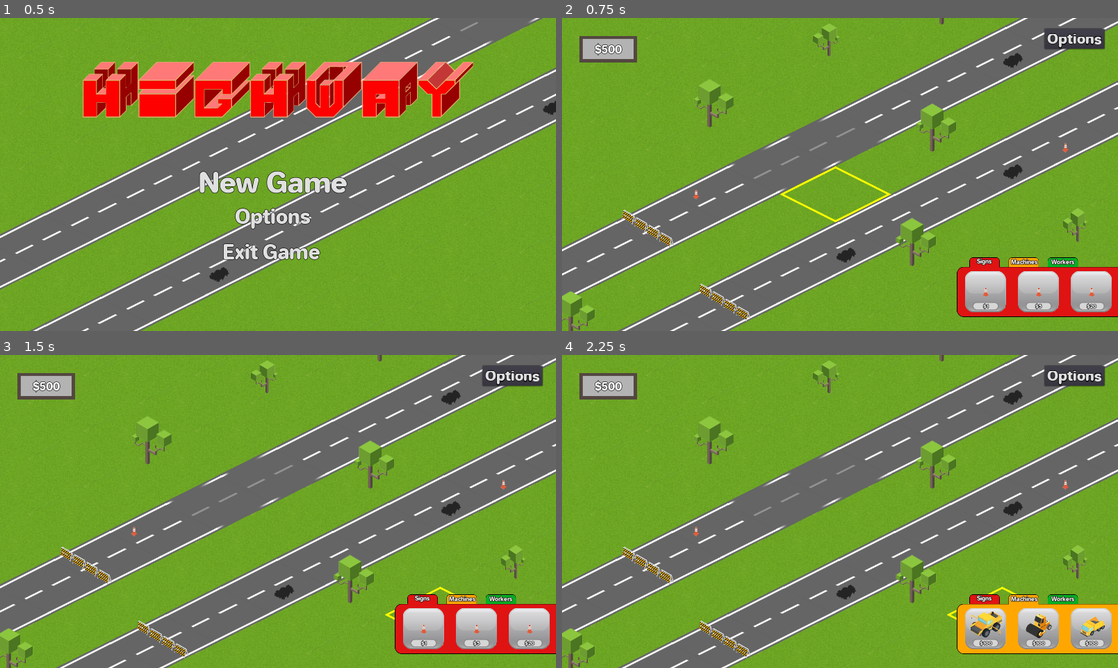
Above: before the commit, frames 1-4 (two rows, left to right).
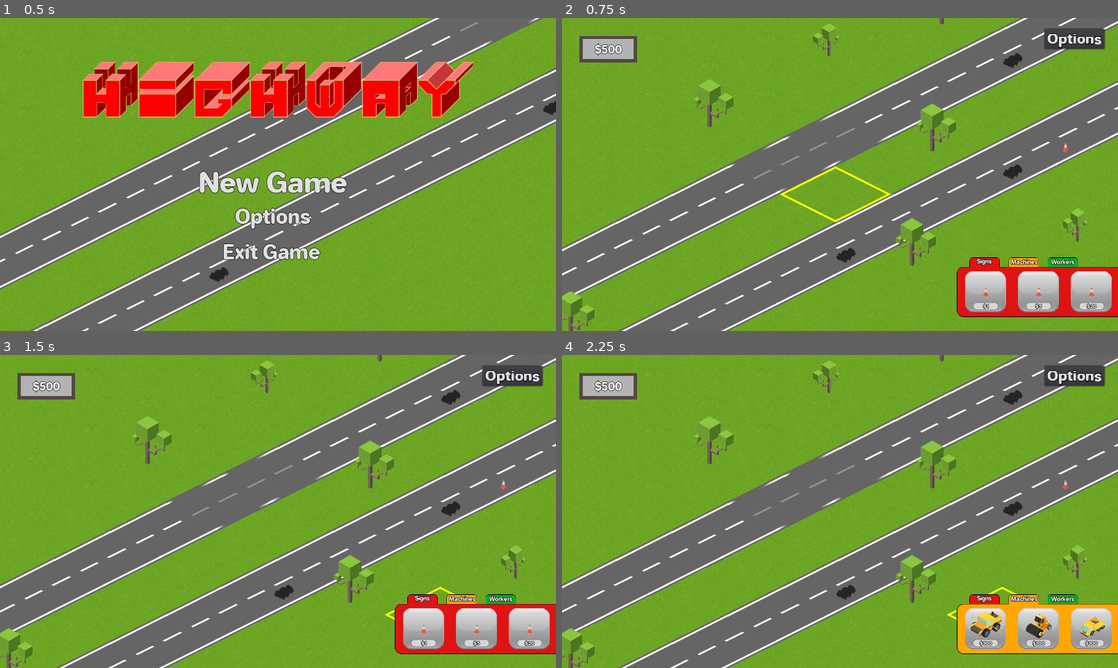
Above: after the commit, the same moments.

Repository: Machalord/Global-Game-Jam-2020
Game: Godot game, scene res://escenas/Menu.tscn
The game is run twice, just before and just after one commit, with the same random seed, the same clock (stepped at 60 frames per second) and the same inputs.
Inputs:
- Up to frame 1 (0.5 s): no input
- Up to frame 2 (0.75 s): click "New Game" at 0.5 s
- Up to frame 3 (1.5 s): click "Signs" at 1.25 s
- Up to frame 4 (2.25 s): click "Machines" at 2 s

Frame 1 is identical in both runs. In frame 2, 0.5% of the frame differs, in the area x 10-34%, y 54-97%; in frame 3, 0.5%; in frame 4, 0.5%.

Commit message:
dia

Diff:
--- a/Global.gd
+++ b/Global.gd
@@ -1,17 +1,10 @@
 extends Node
 
-
-# Declare member variables here. Examples:
-# var a = 2
-# var b = "text"
 
 var money
 var herramienta = 0
 var actionTimer = -1
-
-# Called when the node enters the scene tree for the first time.
-func _ready():
-	pass # Replace with function body.
+var dia = 1
 
 # Called every frame. 'delta' is the elapsed time since the previous frame.
 func _process(delta):
--- a/game.tscn
+++ b/game.tscn
@@ -11,7 +11,6 @@
 [ext_resource path="res://peaje.tscn" type="PackedScene" id=9]
 [ext_resource path="res://escenas/Hud.tscn" type="PackedScene" id=10]
 [ext_resource path="res://peaje2.png" type="Texture" id=11]
-[ext_resource path="res://cartel3.tscn" type="PackedScene" id=12]
 
 [sub_resource type="RectangleShape2D" id=1]
 extents = Vector2( 49.6951, 359.251 )
@@ -86,9 +85,6 @@
 z_index = 1
 direccion = false
 
-[node name="cono" parent="." instance=ExtResource( 4 )]
-position = Vector2( 191.684, 441.102 )
-
 [node name="cono2" parent="." instance=ExtResource( 4 )]
 position = Vector2( 1041.92, 333.632 )
 
@@ -351,12 +347,6 @@
 
 [node name="CollisionShape2D" type="CollisionShape2D" parent="Area2D2"]
 shape = SubResource( 10 )
-
-[node name="cartel3" parent="." instance=ExtResource( 12 )]
-position = Vector2( 256.754, 696.658 )
-
-[node name="cartel4" parent="." instance=ExtResource( 12 )]
-position = Vector2( 79.9053, 526.611 )
 [connection signal="area_entered" from="CameraControl/AreaIzq" to="CameraControl" method="_on_AreaIzq_area_entered"]
 [connection signal="area_exited" from="CameraControl/AreaIzq" to="CameraControl" method="_on_AreaIzq_area_exited"]
 [connection signal="mouse_entered" from="CameraControl/AreaIzq" to="CameraControl" method="_on_AreaIzq_mouse_entered"]
Not shown: 1 places in game.tscn that only renumber resources
